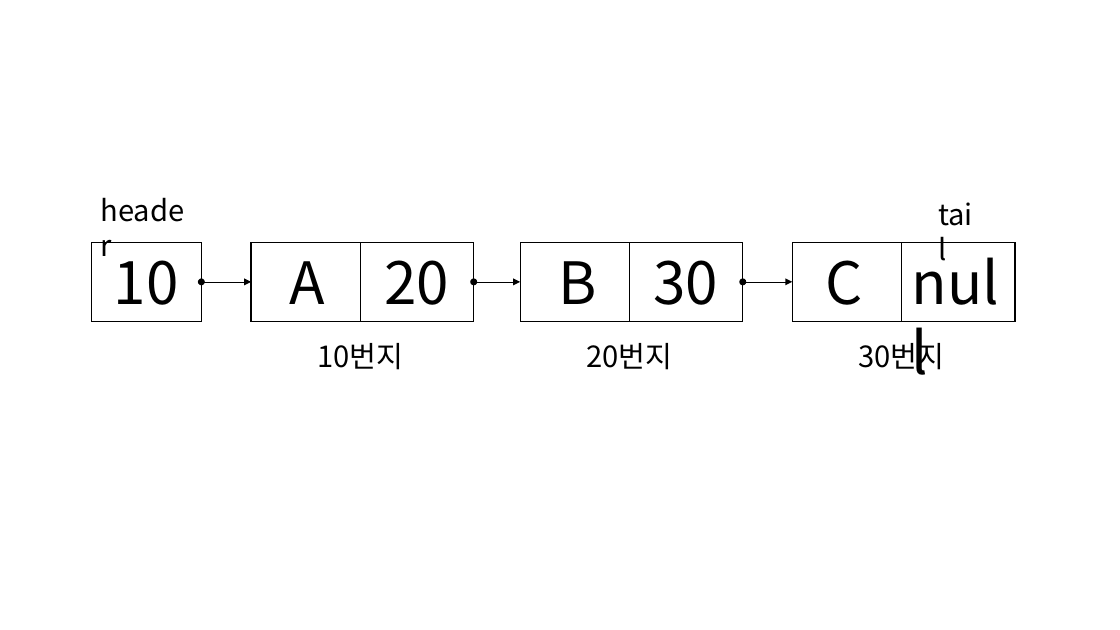
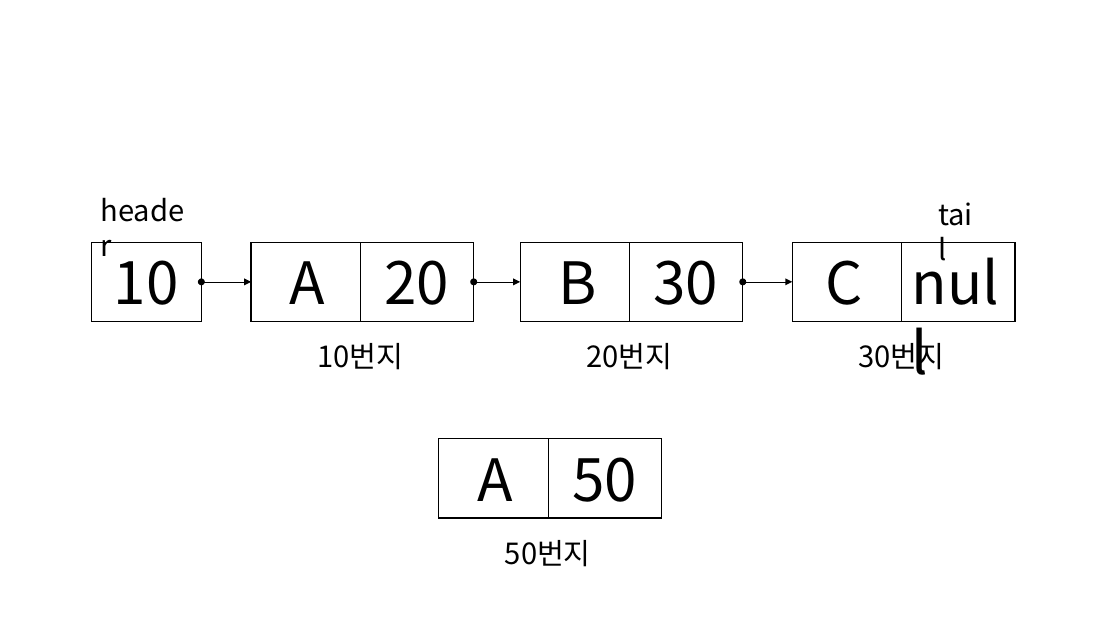
Before and after one commit to glitter1221/algorithm, a slide deck: slide 1 of linkedList/linkedList.pptx. Drawn at 1120x630 pixels with LibreOffice and Linux fonts; fonts in the diff are those of the drawing. Boxes give left, top, right and bottom in pixels: in the first picture for what was removed or moved away, otherwise in the second. Text is boxed around its words. In the diff, an @@ line names an element or a change of style, - is before the commit and + after.

```diff
--- a/linkedList/linkedList.pptx
+++ b/linkedList/linkedList.pptx
@@ rectangle added at (439, 439, 661, 518), outline #000000 1 pt @@
@@ line added from (549, 439) to (549, 518), #000000 0.5 pt @@
@@ text added at (477, 458, 512, 501), 50 pt, text #000000 @@
+A
@@ text added at (572, 457, 637, 502), 50 pt, text #000000 @@
+50
@@ text added at (505, 540, 591, 567), 25 pt, text #000000 @@
+50번지
```
Also in this commit, not shown: 2 other slides changed, 3 slides added, 4 other files.
